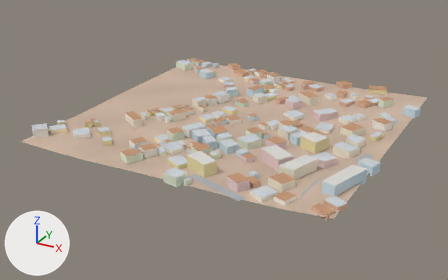
The glTF model city/lo/t_14_-6.glb as it was, and as the next commit left it.
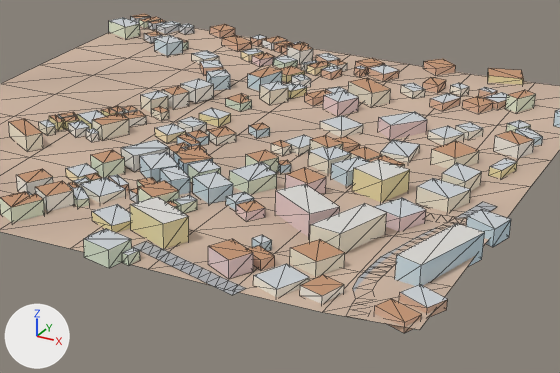
There are two pictures of each version: one whole from a camera (50 mm lens) standing at (3937.0, -1848.0, 200.0) and looking at (3703.0, -1422.0, -13.0), one close up on the part from 27% to 91% of the width and 18% to 86% of the height. Lighting does not change. The marker at lower left points along +X, +Y and +Z. The older version's two pictures come first. The close-ups show mesh edges as thin lines. Vertices at exactly the same position are counted once.

The first close-up shows 'Lo'.
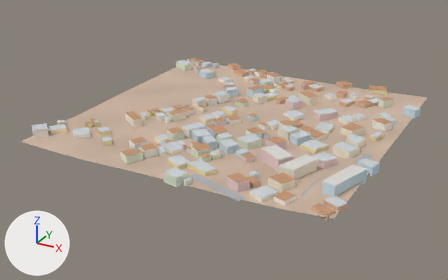
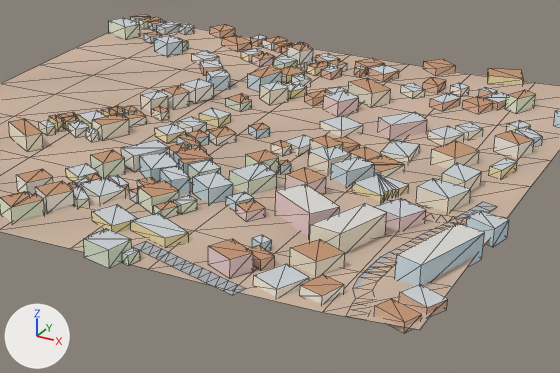
Pixel boxes (x1, y1, x2, y2) of what changed, in the close-ups (560 x 373 px; the box of a moved part takes in the faces that stretch with it):
part 1 of me_lo, cut back
    before: (352, 159, 511, 247)
    after: (352, 174, 509, 247)
part 2 of me_lo, moved or reshaped
    before: (130, 204, 189, 249)
    after: (131, 221, 189, 247)
part 3 of me_lo, recoloured
    before: (131, 197, 189, 224)
    after: (131, 213, 188, 238)

The edits, one by one:
me_lo is used by ob_lo; location (0.0, 0.0, 0.0).
Verts and faces of me_lo; kept vertices keep their numbers, new ones are numbered from 1479.
Before the commit, vertices of me_lo: 520 (3723.0, -1513.0, 15.0) at pixel (130, 204), 521 (3728.0, -1503.0, 15.0) at pixel (157, 196), 522 (3741.0, -1521.0, 5.0) at pixel (163, 250), 523 (3741.0, -1521.0, 15.0) at pixel (163, 223), 525 (3746.0, -1512.0, 15.0) at pixel (188, 216).
me_lo had 1479 vertices, 1856 faces and spanned x 3579.0..3845.0, y -1541.0..-1273.0, z 0.0..16.0.
me_lo now has 1493 vertices, 1877 faces and spans x 3579.0..3844.0, y -1541.0..-1273.0, z 0.0..16.0.
Part 1, on me_lo:
2 vertices are removed from x 3783.0..3798.0, y -1429.0..-1425.0, z 12.0.
7 faces are deleted.
8 vertices move from x 3778.0..3845.0, y -1454.0..-1437.0, z 3.0..13.0 to x 3778.0..3844.0, y -1455.0..-1437.0, z 3.0..13.0.
7 vertices are added at x 3792.0..3796.0, y -1442.0..-1434.0, z 2.0.
9 new vertices lie (0.0, 0.0, 4.0) away from vertices in x 3783.0..3798.0, y -1442.0..-1425.0, z 2.0.
28 new faces join them.
Part 2, on me_lo:
Vertices 520, 521, 525 move by (0.0, 0.0, -6.0).
Vertex 522 moves to (3741.0, -1519.0, 5.0), pixel (165, 247).
Vertex 523 moves to (3741.0, -1519.0, 9.0), pixel (165, 237).
me_lo part 3: 2 kept faces spanning x 3723.0..3746.0, y -1519.0..-1503.0, z 9.0 get new vertex colours; the middle colour goes from light grey #dad8d4 to light grey #cbd0d4.
